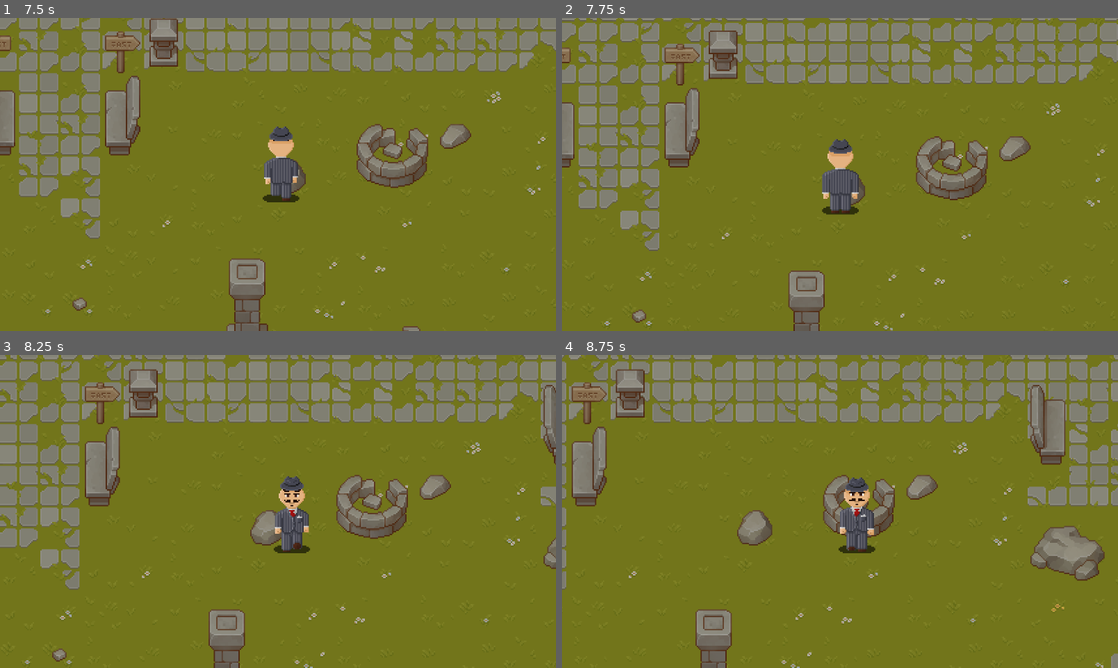
Above: before the commit, frames 1-4 (two rows, left to right).
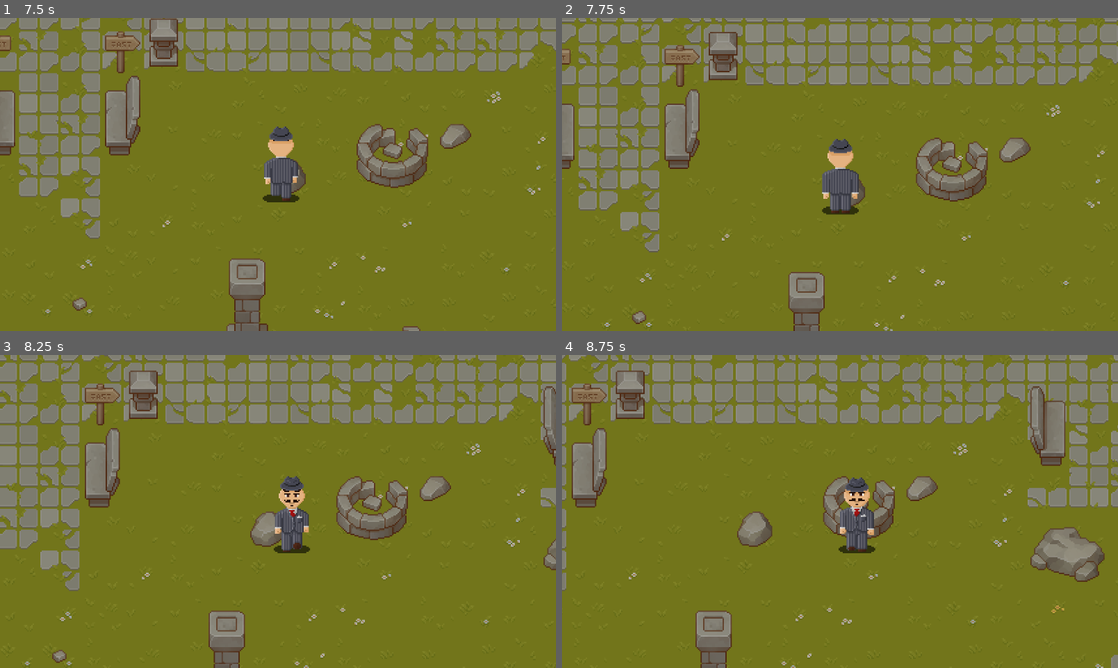
Above: after the commit, the same moments.

Repository: Goldstar32/TMMGame
Game: Godot game, scene res://Scenes/Menus/main_menu.tscn
Two runs of this game, one before a commit and one after it. Both use one fixed random seed, a clock stepped at 60 frames per second and the inputs below.
Inputs:
- Up to frame 1 (7.5 s): click "Start Game" at 0.5 s; hold D (right) 1.28-2.03 s; hold S (down) 2.03-2.78 s; hold D (right) 2.78-3.53 s; hold W (up) 3.53-4.28 s; hold A (left) 4.28-5.78 s; tap Enter at 5.75 s; hold S (down) 5.78-6.53 s; hold D (right) 6.53-7.28 s; hold W (up) from 7.28 s (still down)
- Up to frame 2 (7.75 s): keep holding W (up)
- Up to frame 3 (8.25 s): release W (up) at 8.03 s; hold D (right) from 8.03 s (still down)
- Up to frame 4 (8.75 s): keep holding D (right)

Frame 1 is identical in both runs. In frame 2, 7.1% of the frame differs, in the area x 0-100%, y 0-100%; in frame 3, 6.5%; in frame 4, 5.9%.

Commit message:
Added idle_up animation

Diff:
--- a/Scenes/Testing/player.tscn
+++ b/Scenes/Testing/player.tscn
@@ -68,10 +68,27 @@
 "values": [Vector2i(0, 1), Vector2i(2, 1), Vector2i(3, 1), Vector2i(4, 1), Vector2i(5, 1), Vector2i(6, 1), Vector2i(7, 1)]
 }
 
+[sub_resource type="Animation" id="Animation_b6uwf"]
+resource_name = "idle_up"
+length = 0.1
+tracks/0/type = "value"
+tracks/0/imported = false
+tracks/0/enabled = true
+tracks/0/path = NodePath("Sprite2D:frame_coords")
+tracks/0/interp = 1
+tracks/0/loop_wrap = true
+tracks/0/keys = {
+"times": PackedFloat32Array(0),
+"transitions": PackedFloat32Array(1),
+"update": 1,
+"values": [Vector2i(0, 1)]
+}
+
 [sub_resource type="AnimationLibrary" id="AnimationLibrary_fh44g"]
 _data = {
 "RESET": SubResource("Animation_4wquc"),
 "idle_down": SubResource("Animation_uh3vl"),
+"idle_up": SubResource("Animation_b6uwf"),
 "walk_down": SubResource("Animation_cpij6"),
 "walk_up": SubResource("Animation_ftpnl")
 }
@@ -98,7 +115,7 @@
 
 [node name="CollisionShape2D" type="CollisionShape2D" parent="."]
 z_index = 1
-position = Vector2(0, -4)
+position = Vector2(0, -3)
 rotation = 1.5708
 scale = Vector2(1, 1.00426)
 shape = SubResource("CapsuleShape2D_b7tim")
Not shown: 1 places in Scenes/Testing/player.tscn that only renumber resources
